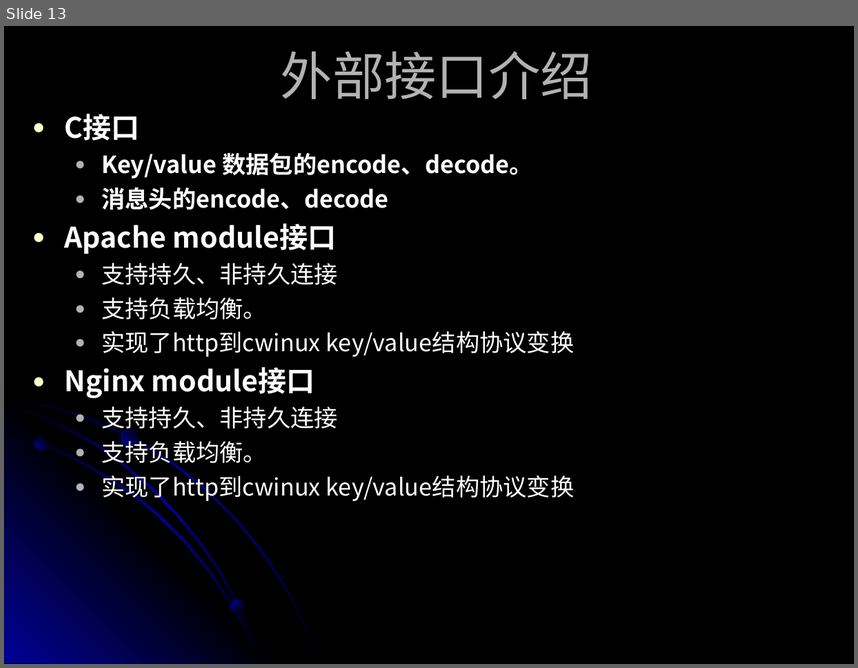
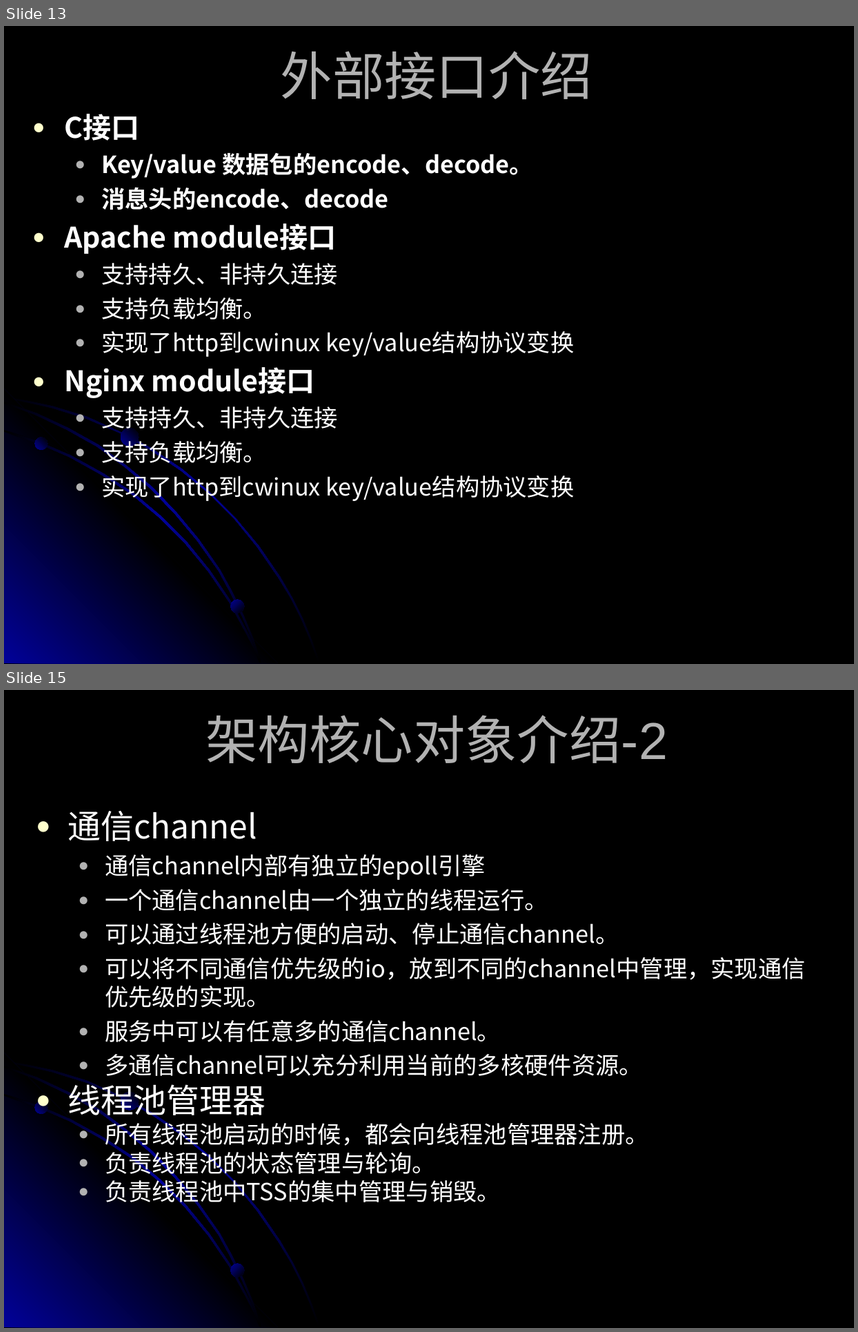
Before and after one commit to suchasplus/cwinux, a slide deck: trunk/cwinux/cwinux/doc/CWINUX introduce.ppt. Shown one above the other, each under a label of ours: slide 13 before the commit, slides 13 and 15 after it; the slides between them are not shown. The pictures are 858x668 and 858x1332 pixels, drawn with LibreOffice and Linux fonts; fonts in the diff are those of the drawing. Boxes give left, top, right and bottom in pixels: in the first picture for what was removed or moved away, otherwise in the second. Text is boxed around its words. In the diff, an @@ line names an element or a change of style, - is before the commit and + after.

```diff
--- a/trunk/cwinux/cwinux/doc/CWINUX introduce.ppt
+++ b/trunk/cwinux/cwinux/doc/CWINUX introduce.ppt
@@ slide 15 added at [4,690,854,1328], background #000000; not listed: 7 template elements that a slide beside it also shows @@
@@ title added at [205,715,668,763], 44 pt, text #B2B2B2 @@
+架构核心对象介绍-2
@@ text added at [67,811,806,1207], 20 pt, text #FFFFFF @@
+● 通信channel
+  ● 通信channel内部有独立的epoll引擎
+  ● 一个通信channel由一个独立的线程运行。
+  ● 可以通过线程池方便的启动、停止通信channel。
+  ● 可以将不同通信优先级的io，放到不同的channel中管理，实现通信优先级的实现。
+  ● 服务中可以有任意多的通信channel。
+  ● 多通信channel可以充分利用当前的多核硬件资源。
+● 线程池管理器
+  ● 所有线程池启动的时候，都会向线程池管理器注册。
+  ● 负责线程池的状态管理与轮询。
+  ● 负责线程池中TSS的集中管理与销毁。
```
Also in this commit, not shown: 14 slides changed, 8 slides removed, 1 other file.
